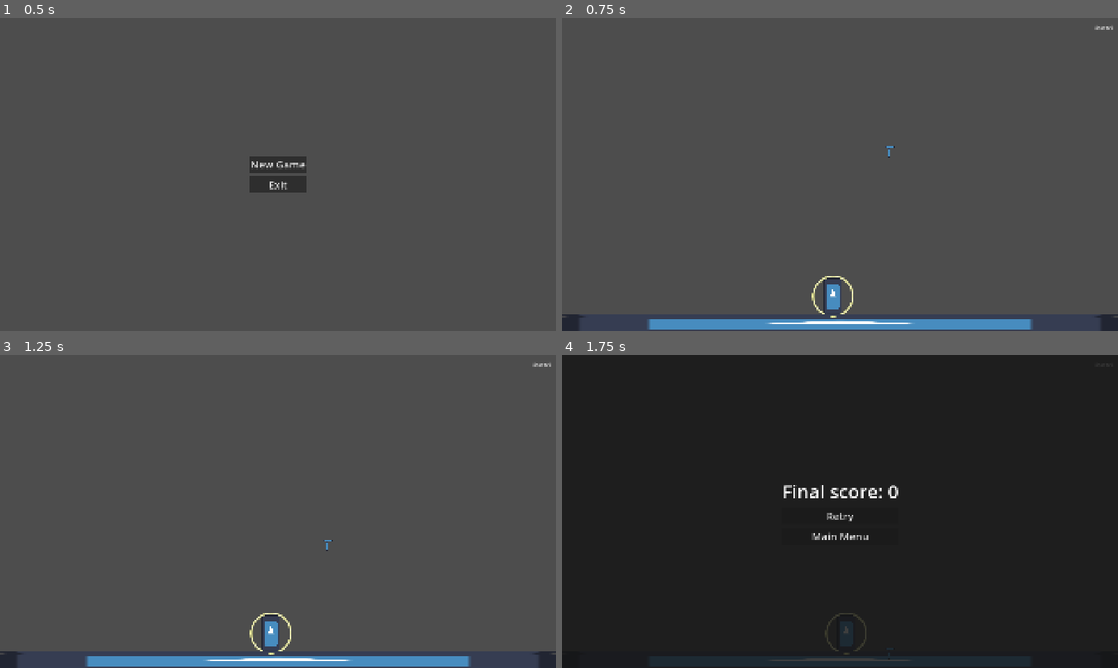
Above: before the commit, frames 1-4 (two rows, left to right).
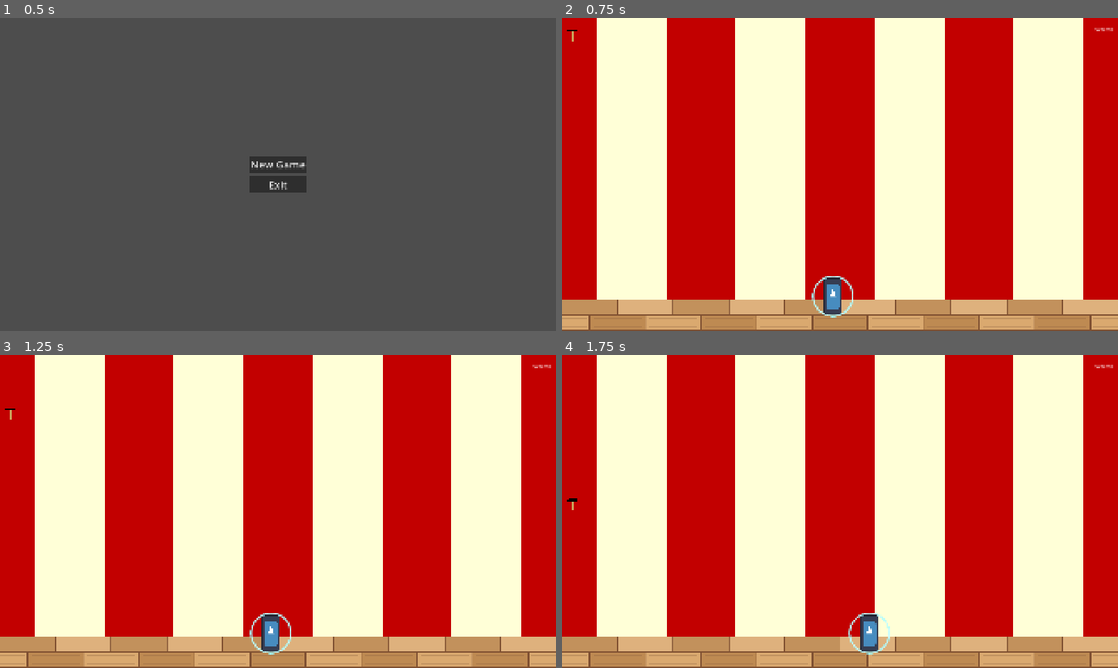
Above: after the commit, the same moments.

Repository: ozyr501/hammer-clown
Game: Godot game, scene res://scenes/main_menu/MainMenu.tscn
The game is run twice, just before and just after one commit, with the same random seed, the same clock (stepped at 60 frames per second) and the same inputs. The engine's default icon, where the game draws it, is replaced by a stand-in: a white triangle on a blue panel in a dark square.
Inputs (mouse positions are in pixels of both pictures, inside the frame that each line leads up to):
- Up to frame 1 (0.5 s): no input
- Up to frame 2 (0.75 s): click "New Game" at 0.5 s
- Up to frame 3 (1.25 s): no input
- Up to frame 4 (1.75 s): tap Enter at 1.25 s; move the mouse to (867, 511) at 1.27 s; hold D (move_right) from 1.28 s (still down); click (867, 511) at 1.42 s

Frame 1 is identical in both runs. In frame 2, 100% of the frame differs, in the area x 0-100%, y 0-100%; in frame 3, 100%; in frame 4, 100%.

Commit message:
Add assests
Add assets and other visual improvemetns

Diff:
--- a/project.godot
+++ b/project.godot
@@ -20,7 +20,6 @@
 window/size/viewport_width=1920
 window/size/viewport_height=1080
 window/stretch/mode="canvas_items"
-window/stretch/aspect="expand"
 
 [input]
 
@@ -45,6 +44,7 @@
 [physics]
 
 3d/physics_engine="Jolt Physics"
+2d/default_gravity=720.0
 
 [rendering]
 
--- a/scenes/level_1/Level1.tscn
+++ b/scenes/level_1/Level1.tscn
@@ -3,8 +3,9 @@
 [ext_resource type="Script" uid="uid://dbxlo7u5y7rr4" path="res://scenes/level_1/level_1.gd" id="1_0xxql"]
 [ext_resource type="Texture2D" uid="uid://b4jn3qm4a1yiq" path="res://icon.svg" id="1_a8rhv"]
 [ext_resource type="Script" uid="uid://ce50voeolrnc" path="res://scenes/level_1/main_character.gd" id="2_ff1sk"]
+[ext_resource type="Texture2D" uid="uid://dh8jbc7bmuafu" path="res://assets/background.png" id="2_rx0hq"]
 [ext_resource type="PhysicsMaterial" uid="uid://cgxps2n8fgf76" path="res://materials/wall_material.tres" id="3_cpaln"]
-[ext_resource type="Script" uid="uid://dn5jpe5n8dpp5" path="res://scenes/level_1/juggleable_body.gd" id="3_juggleable"]
+[ext_resource type="Texture2D" uid="uid://bal47wmgpxum2" path="res://assets/floor.png" id="3_w7lhp"]
 [ext_resource type="Texture2D" uid="uid://t0ve1s2r08sd" path="res://halo.png" id="4_g8mao"]
 [ext_resource type="Theme" uid="uid://dhatq1k57h6e2" path="res://materials/MenuButtonMaterial.tres" id="7_pfovo"]
 
@@ -30,16 +31,19 @@
 [node name="Level1" type="Node2D" unique_id=1729192901]
 script = ExtResource("1_0xxql")
 
+[node name="BackGround" type="Sprite2D" parent="." unique_id=2046170383]
+texture = ExtResource("2_rx0hq")
+centered = false
+
 [node name="Floor" type="StaticBody2D" parent="." unique_id=1235508004]
 position = Vector2(936, 1024)
 
+[node name="FlorTexture" type="Sprite2D" parent="Floor" unique_id=202856748]
+position = Vector2(24, 81)
+texture = ExtResource("3_w7lhp")
+
 [node name="FloorColider" type="CollisionShape2D" parent="Floor" unique_id=1569185143]
 shape = SubResource("WorldBoundaryShape2D_0pk7q")
-
-[node name="FlorTexture" type="Sprite2D" parent="Floor" unique_id=202856748]
-position = Vector2(23.99992, 32)
-scale = Vector2(15, 0.47070304)
-texture = ExtResource("1_a8rhv")
 
 [node name="LeftWall" type="StaticBody2D" parent="." unique_id=1288827352]
 collision_layer = 3
@@ -80,25 +84,6 @@
 scale = Vector2(0.145, 0.145)
 texture = ExtResource("4_g8mao")
 
-[node name="Hammer" type="RigidBody2D" parent="." unique_id=724063589 groups=["Juggleable"]]
-position = Vector2(1131, 452)
-collision_layer = 2
-collision_mask = 2
-script = ExtResource("3_juggleable")
-
-[node name="Handle" type="Sprite2D" parent="Hammer" unique_id=1694543593]
-position = Vector2(0, -1.513958e-05)
-scale = Vector2(0.0625, 0.24999937)
-texture = ExtResource("1_a8rhv")
-
-[node name="Head" type="Sprite2D" parent="Hammer" unique_id=917176081]
-position = Vector2(2.1219254e-05, -20.00003)
-scale = Vector2(0.25000003, 0.06250016)
-texture = ExtResource("1_a8rhv")
-
-[node name="CollisionPolygon2D" type="CollisionPolygon2D" parent="Hammer" unique_id=1181137927]
-polygon = PackedVector2Array(-4, 16, 4, 16, 4, -16, 16, -16, 16, -24, -16, -24, -16, -16, -4, -16)
-
 [node name="ScoringArea" type="Area2D" parent="." unique_id=1866726746]
 position = Vector2(952, 576)
 collision_layer = 2
@@ -113,17 +98,12 @@
 texture = ExtResource("1_a8rhv")
 
 [node name="LosingArea" type="Area2D" parent="." unique_id=514017580]
-position = Vector2(952, 1026)
+position = Vector2(952, 1080)
 collision_layer = 2
 collision_mask = 2
 
 [node name="CollisionShape2D" type="CollisionShape2D" parent="LosingArea" unique_id=1067567324]
 shape = SubResource("WorldBoundaryShape2D_pfovo")
-
-[node name="Sprite2D" type="Sprite2D" parent="LosingArea" unique_id=1849876194]
-position = Vector2(8.000023, -2)
-scale = Vector2(15, 0.031250004)
-texture = ExtResource("1_a8rhv")
 
 [node name="UI" type="CanvasLayer" parent="." unique_id=872330944]
 
@@ -131,7 +111,9 @@
 anchors_preset = 15
 anchor_right = 1.0
 anchor_bottom = 1.0
+offset_top = 8.0
 offset_right = 3.0
+offset_bottom = 8.0
 grow_horizontal = 2
 grow_vertical = 2
 theme_override_constants/margin_left = 20
@@ -190,7 +172,12 @@
 theme = ExtResource("7_pfovo")
 text = "Main Menu"
 
+[node name="HammerSpawnTimer" type="Timer" parent="." unique_id=2100008797]
+wait_time = 15.0
+autostart = true
+
 [connection signal="body_entered" from="ScoringArea" to="." method="_on_scoring_area_body_entered"]
 [connection signal="body_entered" from="LosingArea" to="." method="_on_losing_area_body_entered"]
 [connection signal="pressed" from="GameOverScreen/MarginContainer/VBoxContainer/Retry" to="." method="_on_retry_pressed"]
 [connection signal="pressed" from="GameOverScreen/MarginContainer/VBoxContainer/Main Menu" to="." method="_on_main_menu_pressed"]
+[connection signal="timeout" from="HammerSpawnTimer" to="." method="_on_hammer_spawn_timer_timeout"]
--- /dev/null
+++ b/scenes/level_1/hammer.tscn
@@ -0,0 +1,16 @@
+[gd_scene format=3 uid="uid://b6px8colf8la0"]
+
+[ext_resource type="Script" uid="uid://dn5jpe5n8dpp5" path="res://scenes/level_1/juggleable_body.gd" id="1_gpni4"]
+[ext_resource type="Texture2D" uid="uid://dbj2ucys7ooeu" path="res://assets/hammer.png" id="2_eb52n"]
+
+[node name="Hammer" type="RigidBody2D" unique_id=1501323827 groups=["Juggleable"]]
+collision_layer = 2
+collision_mask = 2
+script = ExtResource("1_gpni4")
+
+[node name="Head" type="Sprite2D" parent="." unique_id=1193029264]
+scale = Vector2(0.1, 0.1)
+texture = ExtResource("2_eb52n")
+
+[node name="CollisionPolygon2D" type="CollisionPolygon2D" parent="." unique_id=958031210]
+polygon = PackedVector2Array(-2, 20, 6, 20, 6, -12, 18, -12, 18, -20, -10, -20, -18, -12, -2, -12)
--- a/scenes/level_1/juggleable_body.gd
+++ b/scenes/level_1/juggleable_body.gd
@@ -34,6 +34,7 @@
 
 	if _release_requested:
 		state.linear_velocity = _release_velocity
+		state.angular_velocity = randf_range(-10.0, 10.0)
 		_is_held = false
 		_release_requested = false
 		custom_integrator = false
--- a/scenes/level_1/level_1.gd
+++ b/scenes/level_1/level_1.gd
@@ -8,15 +8,18 @@
 
 @onready var main_character: CharacterBody2D = $MainCharacter
 
+const HAMMER_SCENE = preload("res://scenes/level_1/hammer.tscn")
+
 var score : int = 0
 
 func _ready() -> void:
 	Input.mouse_mode = Input.MOUSE_MODE_CAPTURED
+	spawn_hammer()
 
 func _input(event: InputEvent) -> void:
 	if event.is_action_pressed("ui_cancel"):
 		Input.mouse_mode = Input.MOUSE_MODE_VISIBLE
-	if event is InputEventMouseButton and event.pressed and event.button_index == MOUSE_BUTTON_LEFT:
+	if event is InputEventMouseButton and event.pressed and event.button_index == MOUSE_BUTTON_LEFT and not game_over_screen.visible:
 		Input.mouse_mode = Input.MOUSE_MODE_CAPTURED
 	if event.is_action_pressed("reset"):
 		get_tree().reload_current_scene()
@@ -24,7 +27,6 @@
 func _exit_tree() -> void:
 	Input.mouse_mode = Input.MOUSE_MODE_VISIBLE
 	PhysicsServer2D.set_active(true)
-
 
 
 func _on_scoring_area_body_entered(body: Node2D) -> void:
@@ -48,3 +50,11 @@
 func _on_main_menu_pressed() -> void:
 	PhysicsServer2D.set_active(true)
 	get_tree().change_scene_to_file("res://scenes/main_menu/MainMenu.tscn")
+
+func spawn_hammer():
+	var hammer := HAMMER_SCENE.instantiate() as RigidBody2D
+	add_child(hammer)
+	hammer.global_position = Vector2(randf_range(32.0, 1888.0), 50.0)
+
+func _on_hammer_spawn_timer_timeout() -> void:
+	spawn_hammer()
--- a/scenes/level_1/main_character.gd
+++ b/scenes/level_1/main_character.gd
@@ -1,11 +1,11 @@
 extends CharacterBody2D
 
-const CHARACTER_ACCELERATION = 600.0
-const CHARACTER_MAX_SPEED = 300.0
-const CHARACTER_PASSIVE_DECELERATION = 1000.0
+const CHARACTER_ACCELERATION = 1200.0
+const CHARACTER_MAX_SPEED = 1500.0
+const CHARACTER_PASSIVE_DECELERATION = 3000.0
 
-const THROW_STRENGTH = 0.2
-const MAX_THROW_VELOCITY = 1500.0
+const THROW_STRENGTH = 0.15
+const MAX_THROW_VELOCITY = 1200.0
 const OVERREACH_MARGIN = 10.0
 
 @onready var grab_area: Area2D = $Area2D
Binary file added: assets/background.png
Not shown, added: assets/background.png.import
Binary file added: assets/floor.png
Not shown, added: assets/floor.png.import
Binary file added: assets/hammer.png
Not shown, added: assets/hammer.png.import
Not shown, added: export_presets.cfg
Binary file changed: halo.png
Not shown, added: Hammer Clown 1.0.console.exe
Not shown, added: Hammer Clown 1.0.exe
Not shown, added: Hammer Clown 1.0.pck
